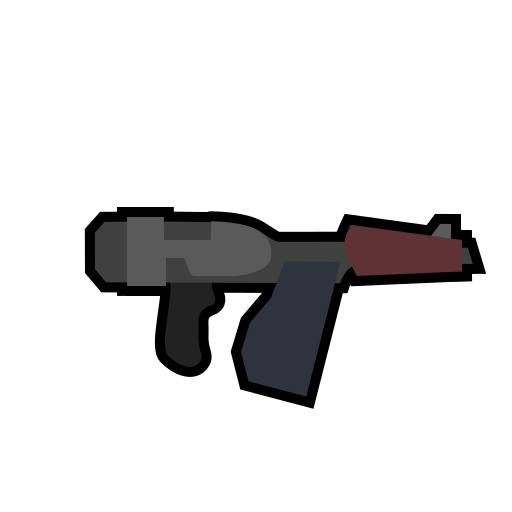
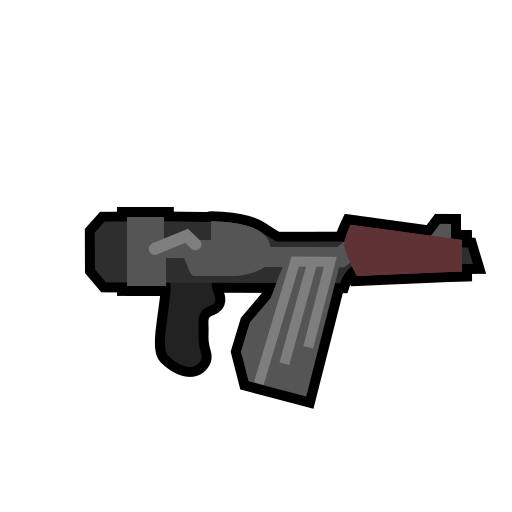
Comparing the layer stacks of the two 512x512 images. Changes:
added layer "Копия ствол #1" above "Копия ствол" over [345, 224, 462, 250]
added layer "Копия ствол" above "ствол" over [349, 260, 462, 276]
removed layer "прицел" over [414, 223, 452, 239]
removed layer "деталь" over [126, 217, 272, 286]
added layer "фон" above "Группа слоёв" over [148, 228, 337, 385]
added layer "Группа слоёв" above "магазин" over [126, 217, 452, 356]
painted on "магазин" over [126, 217, 452, 397]
added layer "Группа слоёв #1" above "база" over [94, 221, 473, 270]
painted on "база" over [94, 221, 473, 284]
